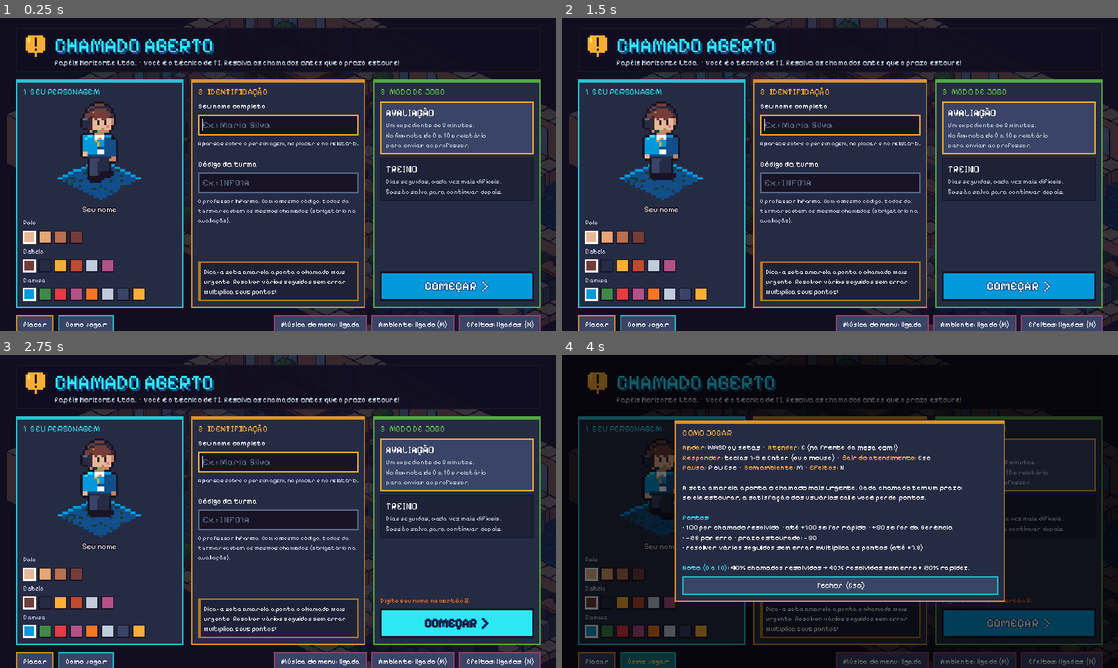
Above: before the commit, frames 1-4 (two rows, left to right).
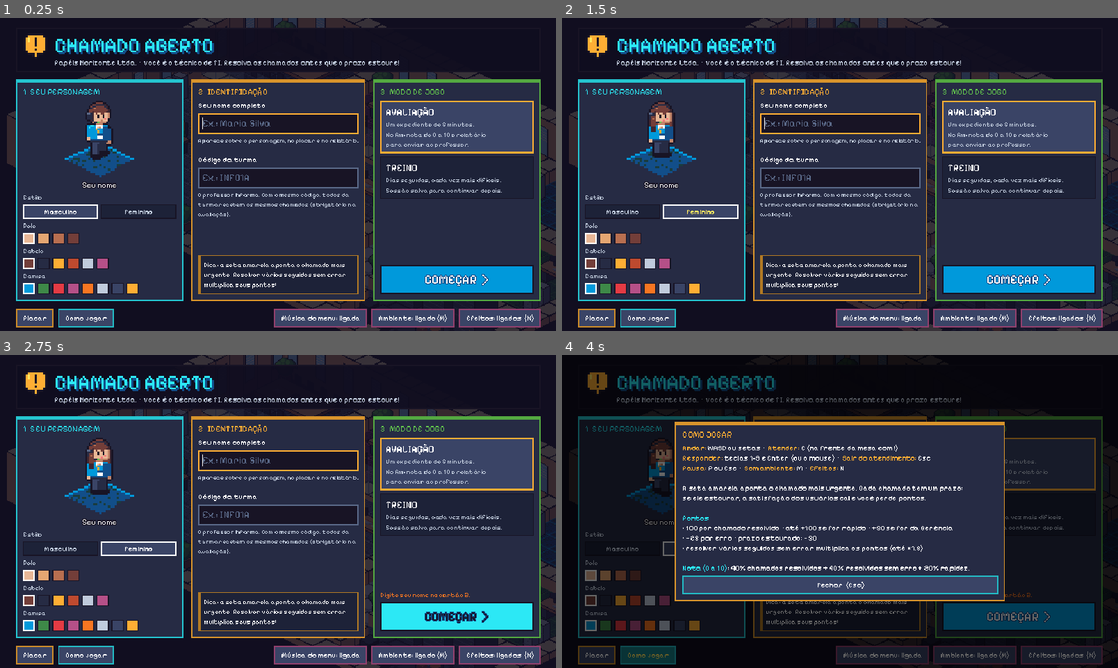
Above: after the commit, the same moments.

Repository: cimiano2/chamado-aberto
Game: Godot game, scene res://scenes/main.tscn
The game is run twice, just before and just after one commit, with the same random seed, the same clock (stepped at 60 frames per second) and the same inputs.
Inputs (mouse positions are in pixels of both pictures, inside the frame that each line leads up to):
- Up to frame 1 (0.25 s): no input
- Up to frame 2 (1.5 s): click (623, 212) at 0.5 s, where only the run after the commit has a clickable "Masculino"; click (701, 212) at 1.25 s, where only the run after the commit has a clickable "Feminino"
- Up to frame 3 (2.75 s): click "COMEÇAR >" at 2 s
- Up to frame 4 (4 s): click "COMEÇAR >" at 2.75 s; click "Como jogar" at 3.5 s

The runs differ from the first frame. In frame 1, 16% of the frame differs, in the area x 2-98%, y 26-100%; in frame 2, 16%; in frame 3, 16%; in frame 4, 11%.

Commit message:
Opção de avatar feminino
- Técnica em pixel art (cabelo comprido de frente e de costas, mesma
  animação de caminhada), gerada por art/technician/build.py
- Escolha de estilo Masculino/Feminino no menu, combinável com pele,
  cabelo e camisa; salva no perfil
- Prévia do personagem em escala inteira 4x para caber o novo campo

Co-Authored-By: Claude Opus 5.5 <noreply@anthropic.com>
Claude-Session: https://claude.ai/code/session_01ULB8X8jtmR9iGJQHphwBcx

Diff:
--- a/scripts/main.gd
+++ b/scripts/main.gd
@@ -12,7 +12,7 @@
 
 var tickets: TicketSystem
 var state: State = State.TITLE
-var profile := {"name": "", "class_code": "", "skin": 0, "hair": 0, "shirt": 0}
+var profile := {"name": "", "class_code": "", "skin": 0, "hair": 0, "shirt": 0, "body": 0}
 var mode := "treino"             # treino | avaliacao
 var restarts := 0
 
@@ -180,7 +180,7 @@
 	else:
 		restarts = 0
 	_begin_day(tickets.day)
-	_map.player_tex = Skins.texture(profile.skin, profile.hair, profile.shirt)
+	_map.player_tex = Skins.texture(profile.skin, profile.hair, profile.shirt, int(profile.get("body", 0)))
 	_name_tag.text = profile.name
 	_name_tag.add_theme_color_override("font_color", Skins.SHIRT[profile.shirt].c[0])
 	if _menu_layer:
--- a/scripts/menu.gd
+++ b/scripts/menu.gd
@@ -13,7 +13,8 @@
 const C_MUTED := Color("c0cbdc")
 
 var audio: Audio
-var profile := {"name": "", "class_code": "", "skin": 0, "hair": 0, "shirt": 0}
+var profile := {"name": "", "class_code": "", "skin": 0, "hair": 0, "shirt": 0, "body": 0}
+var _body_buttons: Array[Button] = []
 var mode := "avaliacao"
 var _saved := {}
 var _name: LineEdit
@@ -35,6 +36,8 @@
 	_saved = SaveGame.load_session()
 	if _saved.has("profile"):
 		profile = _saved.profile.duplicate()
+		if not profile.has("body"):
+			profile.body = 0
 	# fundo: o escritório aparece por trás, escurecido
 	var dim := ColorRect.new()
 	dim.color = Color(0.06, 0.05, 0.12, 0.82)
@@ -107,31 +110,47 @@
 	var card := _card("1  SEU PERSONAGEM", C_CYAN)
 	var box: VBoxContainer = card.get_meta("box")
 	var stage := CenterContainer.new()
-	stage.custom_minimum_size = Vector2(0, 228)
+	stage.custom_minimum_size = Vector2(0, 176)
 	box.add_child(stage)
 	var stack := Control.new()
-	stack.custom_minimum_size = Vector2(192, 228)
+	stack.custom_minimum_size = Vector2(160, 176)
 	stage.add_child(stack)
 	var floor := TextureRect.new()
 	floor.texture = load("res://assets/sprites/floor_ti.png")
 	floor.texture_filter = CanvasItem.TEXTURE_FILTER_NEAREST
 	floor.expand_mode = TextureRect.EXPAND_IGNORE_SIZE
-	floor.size = Vector2(192, 96)
-	floor.position = Vector2(0, 132)
+	floor.size = Vector2(160, 80)
+	floor.position = Vector2(0, 96)
 	stack.add_child(floor)
 	_atlas = AtlasTexture.new()
 	var hero := TextureRect.new()
 	hero.texture = _atlas
 	hero.texture_filter = CanvasItem.TEXTURE_FILTER_NEAREST
 	hero.expand_mode = TextureRect.EXPAND_IGNORE_SIZE
-	hero.size = Vector2(110, 187)
-	hero.position = Vector2(41, 0)
+	hero.size = Vector2(80, 136)        # escala inteira 4x: pixels nítidos
+	hero.position = Vector2(40, 0)
 	stack.add_child(hero)
 	_preview_name = _label("", 18, Color.WHITE)
 	_preview_name.horizontal_alignment = HORIZONTAL_ALIGNMENT_CENTER
 	_preview_name.add_theme_color_override("font_outline_color", C_INK)
 	_preview_name.add_theme_constant_override("outline_size", 6)
 	box.add_child(_preview_name)
+	box.add_child(_label("Estilo", 15, C_MUTED))
+	var body_row := HBoxContainer.new()
+	body_row.add_theme_constant_override("separation", 6)
+	for i in Skins.BODY.size():
+		var b := Button.new()
+		b.text = Skins.BODY[i].name
+		b.focus_mode = Control.FOCUS_NONE
+		b.size_flags_horizontal = Control.SIZE_EXPAND_FILL
+		b.add_theme_font_size_override("font_size", 16)
+		b.pressed.connect(func():
+			profile.body = i
+			if audio: audio.play("click", -6.0)
+			_refresh())
+		body_row.add_child(b)
+		_body_buttons.append(b)
+	box.add_child(body_row)
 	for k in [["skin", "Pele", Skins.SKIN], ["hair", "Cabelo", Skins.HAIR], ["shirt", "Camisa", Skins.SHIRT]]:
 		box.add_child(_label(k[1], 15, C_MUTED))
 		box.add_child(_swatch_row(k[0], k[2]))
@@ -251,7 +270,7 @@
 	st.shadow_offset = Vector2(5, 5)
 	p.add_theme_stylebox_override("panel", st)
 	var v := VBoxContainer.new()
-	v.add_theme_constant_override("separation", 8)
+	v.add_theme_constant_override("separation", 6)
 	p.add_child(v)
 	v.add_child(_label(title, 20, accent))
 	p.set_meta("box", v)
@@ -264,7 +283,7 @@
 	var list: Array[Button] = []
 	for i in options.size():
 		var b := Button.new()
-		b.custom_minimum_size = Vector2(30, 30)
+		b.custom_minimum_size = Vector2(28, 26)
 		b.tooltip_text = options[i].name
 		b.focus_mode = Control.FOCUS_NONE
 		b.pressed.connect(func():
@@ -301,7 +320,17 @@
 
 
 func _refresh() -> void:
-	_atlas.atlas = Skins.texture(profile.skin, profile.hair, profile.shirt)
+	_atlas.atlas = Skins.texture(profile.skin, profile.hair, profile.shirt, int(profile.body))
+	for i in _body_buttons.size():
+		var sel: bool = int(profile.body) == i
+		var bs := StyleBoxFlat.new()
+		bs.bg_color = C_CARD2 if sel else Color("1d2238")
+		bs.border_color = Color.WHITE if sel else C_INK
+		bs.set_border_width_all(3 if sel else 2)
+		bs.set_content_margin_all(6)
+		for state in ["normal", "hover", "pressed"]:
+			_body_buttons[i].add_theme_stylebox_override(state, bs)
+		_body_buttons[i].add_theme_color_override("font_color", Color.WHITE if sel else C_MUTED)
 	_preview_name.text = _name.text.strip_edges() if _name and _name.text.strip_edges() != "" else "Seu nome"
 	for key in _swatches:
 		var list: Array = _swatches[key][0]
--- a/scripts/skins.gd
+++ b/scripts/skins.gd
@@ -35,18 +35,22 @@
 static var _cache := {}
 
 
-## Textura do técnico com a skin escolhida.
-static func texture(skin: int, hair: int, shirt: int) -> Texture2D:
-	var key := "%d-%d-%d" % [skin, hair, shirt]
+const BODY := [{"name": "Masculino", "sheet": "res://assets/sprites/technician.png"},
+	{"name": "Feminino", "sheet": "res://assets/sprites/technician_f.png"}]
+
+
+## Textura do personagem com a skin escolhida (body: 0 = masculino, 1 = feminino).
+static func texture(skin: int, hair: int, shirt: int, body: int = 0) -> Texture2D:
+	var key := "%d-%d-%d-%d" % [skin, hair, shirt, body]
 	if not _cache.has(key):
-		_cache[key] = ImageTexture.create_from_image(image(skin, hair, shirt))
+		_cache[key] = ImageTexture.create_from_image(image(skin, hair, shirt, body))
 	return _cache[key]
 
 
-## Imagem do técnico recolorida (pixel a pixel).
-static func image(skin: int, hair: int, shirt: int) -> Image:
+## Imagem do personagem recolorida (pixel a pixel).
+static func image(skin: int, hair: int, shirt: int, body: int = 0) -> Image:
 	# importado como Image (não textura): os pixels ficam sempre disponíveis na memória
-	var img: Image = (load("res://assets/sprites/technician.png") as Image).duplicate()
+	var img: Image = (load(BODY[clampi(body, 0, BODY.size() - 1)].sheet) as Image).duplicate()
 	img.convert(Image.FORMAT_RGBA8)
 	var pairs: Array = []   # [cor de origem, cor nova]
 	for i in SRC_SKIN.size():
--- a/tests/screenshot.gd
+++ b/tests/screenshot.gd
@@ -12,6 +12,10 @@
 	SaveGame.add_to_board("Caio Nunes", "INFO1A", "treino", 1210, 6.1)
 	var main: Node = load("res://scenes/main.tscn").instantiate()
 	root.add_child(main)
+	for i in 3: await process_frame
+	main._menu.profile.body = 1
+	main._menu.profile.hair = 2
+	main._menu._refresh()
 	for i in 8: await process_frame
 	await _shot(out + "/menu.png")
 	main._menu._show_help()
@@ -23,7 +27,7 @@
 	await _shot(out + "/menu_placar.png")
 	main._menu._close_popup()
 
-	main.start_session({"name": "Marina Lopes", "class_code": "INFO1A", "skin": 2, "hair": 3, "shirt": 1}, "avaliacao", false)
+	main.start_session({"name": "Marina Lopes", "class_code": "INFO1A", "skin": 2, "hair": 3, "shirt": 1, "body": 1}, "avaliacao", false)
 	var ts: TicketSystem = main.tickets
 	ts.spawn_timer = 9999.0
 	var map: OfficeMap = main.get_node("%OfficeMap")
--- a/tests/test_game.gd
+++ b/tests/test_game.gd
@@ -169,6 +169,15 @@
 			if base_img.get_pixel(x, y) != skin_img.get_pixel(x, y):
 				changed += 1
 	check(changed > 100, "skin recolore o técnico (%d pixels)" % changed)
+	var fem := Skins.image(0, 0, 0, 1)
+	var diff := 0
+	for y in fem.get_height():
+		for x in fem.get_width():
+			if fem.get_pixel(x, y) != base_img.get_pixel(x, y):
+				diff += 1
+	check(fem.get_size() == base_img.get_size() and diff > 100, "estilo feminino tem sprite próprio (%d pixels diferentes)" % diff)
+	var fem_skin := Skins.image(3, 2, 1, 1)
+	check(fem_skin.get_pixel(9, 20) != fem.get_pixel(9, 20) or fem_skin.get_pixel(10, 3) != fem.get_pixel(10, 3), "estilo feminino também aceita pele, cabelo e camisa")
 
 	# ---- áudio: música desligada por padrão, música e efeitos independentes e salvos
 	DirAccess.remove_absolute(Audio.PREF_PATH)
Binary file added: art/technician/preview_f.png
Binary file added: assets/sprites/technician_f.png
Not shown, added: assets/sprites/technician_f.png.import
Binary file changed: docs/menu.png
